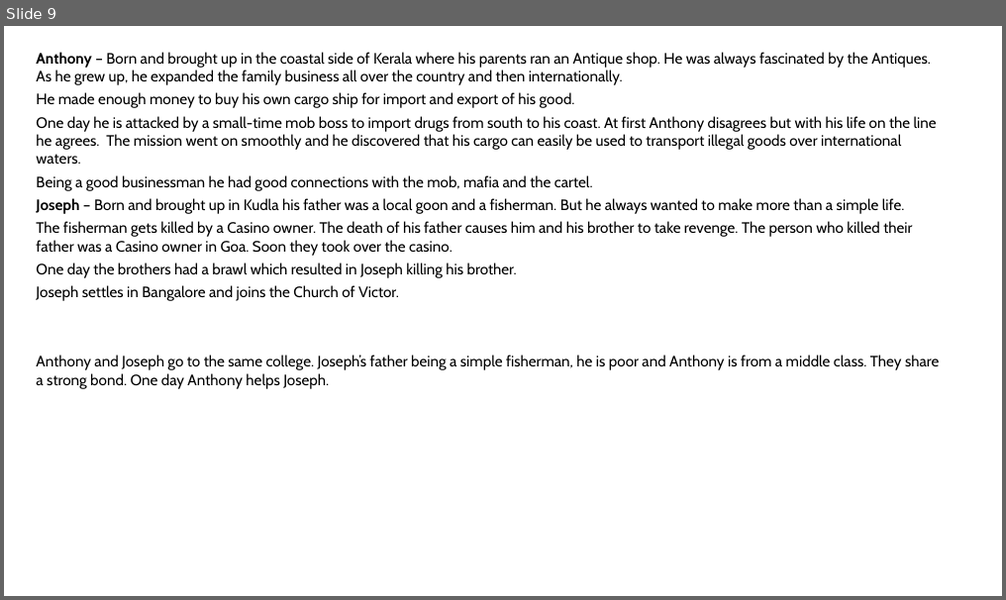
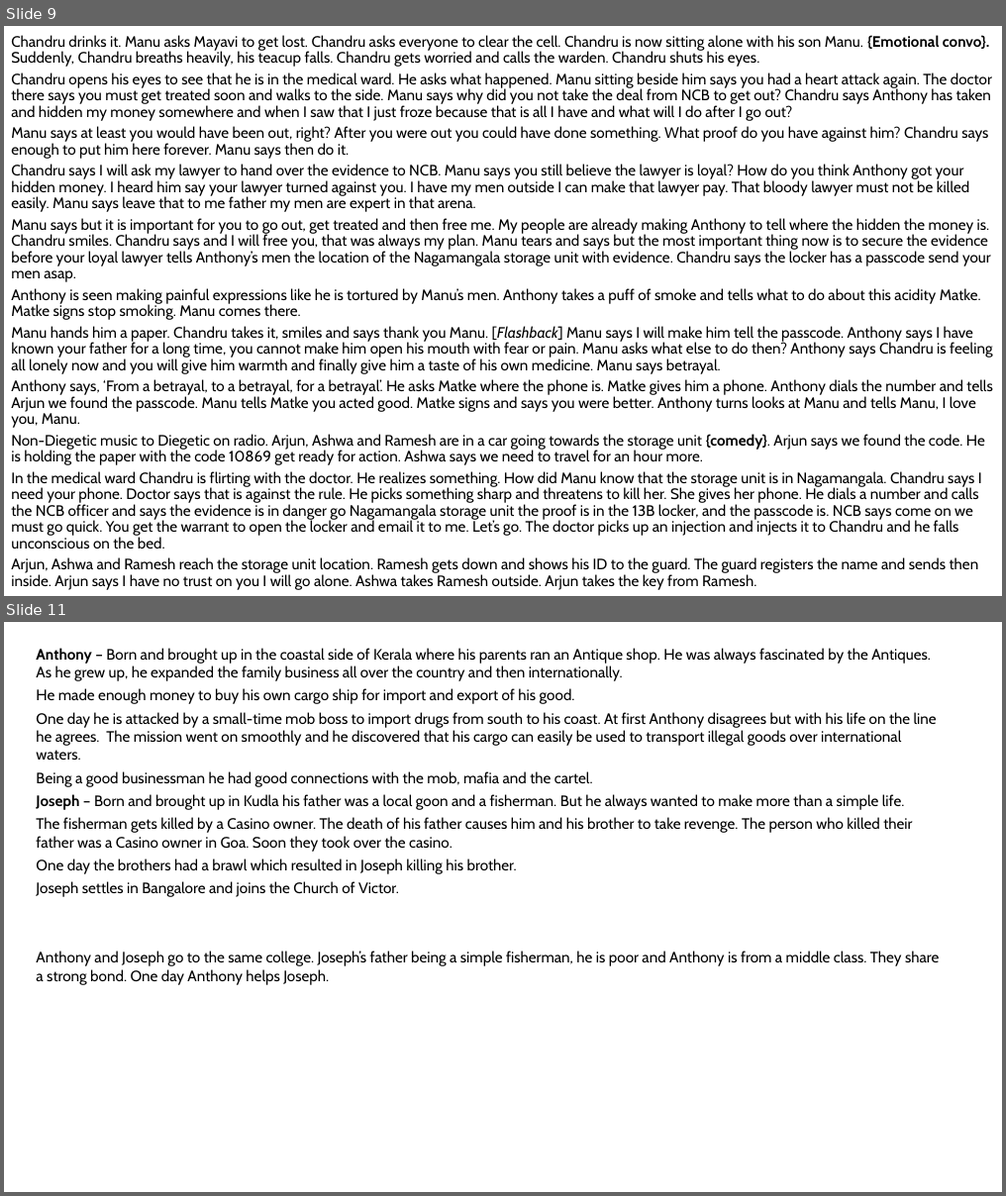
Before and after one commit to arya-prakyath/the-a-films, a slide deck: THE_A_Ideas/Innocent Gems/Innocent Gems - Flows.pptx. Shown one above the other, each under a label of ours: slide 9 before the commit, slides 9 and 11 after it; the slides between them are not shown. The pictures are 1006x600 and 1006x1196 pixels, drawn with LibreOffice and Linux fonts; fonts in the diff are those of the drawing. Boxes give left, top, right and bottom in pixels: in the first picture for what was removed or moved away, otherwise in the second. Text is boxed around its words. In the diff, an @@ line names an element or a change of style, - is before the commit and + after.

```diff
--- a/THE_A_Ideas/Innocent Gems/Innocent Gems - Flows.pptx
+++ b/THE_A_Ideas/Innocent Gems/Innocent Gems - Flows.pptx
@@ slide 9 added at [4,26,1002,596], background #FFFFFF @@
@@ text added at [11,35,992,573], 15 pt, text #000000 @@
+Chandru drinks it. Manu asks Mayavi to get lost. Chandru asks everyone to clear the cell. Chandru is now sitting alone with his son Manu. {Emotional convo}. Suddenly, Chandru breaths heavily, his teacup falls. Chandru gets worried and calls the warden. Chandru shuts his eyes.
+Chandru opens his eyes to see that he is in the medical ward. He asks what happened. Manu sitting beside him says you had a heart attack again. The doctor there says you must get treated soon and walks to the side. Manu says why did you not take the deal from NCB to get out? Chandru says Anthony has taken and hidden my money somewhere and when I saw that I just froze because that is all I have and what will I do after I go out?
+Manu says at least you would have been out, right? After you were out you could have done something. What proof do you have against him? Chandru says enough to put him here forever. Manu says then do it.
+Chandru says I will ask my lawyer to hand over the evidence to NCB. Manu says you still believe the lawyer is loyal? How do you think Anthony got your hidden money. I heard him say your lawyer turned against you. I have my men outside I can make that lawyer pay. That bloody lawyer must not be killed easily. Manu says leave that to me father my men are expert in that arena.
+Manu says but it is important for you to go out, get treated and then free me. My people are already making Anthony to tell where the hidden the money is. Chandru smiles. Chandru says and I will free you, that was always my plan. Manu tears and says but the most important thing now is to secure the evidence before your loyal lawyer tells Anthony’s men the location of the Nagamangala storage unit with evidence. Chandru says the locker has a passcode send your men asap.
+Anthony is seen making painful expressions like he is tortured by Manu’s men. Anthony takes a puff of smoke and tells what to do about this acidity Matke. Matke signs stop smoking. Manu comes there.
+Manu hands him a paper. Chandru takes it, smiles and says thank you Manu. [Flashback] Manu says I will make him tell the passcode. Anthony says I have known your father for a long time, you cannot make him open his mouth with fear or pain. Manu asks what else to do then? Anthony says Chandru is feeling all lonely now and you will give him warmth and finally give him a taste of his own medicine. Manu says betrayal.
+Anthony says, ‘From a betrayal, to a betrayal, for a betrayal’. He asks Matke where the phone is. Matke gives him a phone. Anthony dials the number and tells Arjun we found the passcode. Manu tells Matke you acted good. Matke signs and says you were better. Anthony turns looks at Manu and tells Manu, I love you, Manu.
+Non-Diegetic music to Diegetic on radio. Arjun, Ashwa and Ramesh are in a car going towards the storage unit {comedy}. Arjun says we found the code. He is holding the paper with the code 10869 get ready for action. Ashwa says we need to travel for an hour more.
+In the medical ward Chandru is flirting with the doctor. He realizes something. How did Manu know that the storage unit is in Nagamangala. Chandru says I need your phone. Doctor says that is against the rule. He picks something sharp and threatens to kill her. She gives her phone. He dials a number and calls the NCB officer and says the evidence is in danger go Nagamangala storage unit the proof is in the 13B locker, and the passcode is. NCB says come on we must go quick. You get the warrant to open the locker and email it to me. Let’s go. The doctor picks up an injection and injects it to Chandru and he falls unconscious on the bed.
+Arjun, Ashwa and Ramesh reach the storage unit location. Ramesh gets down and shows his ID to the guard. The guard registers the name and sends then inside. Arjun says I have no trust on you I will go alone. Ashwa takes Ramesh outside. Arjun takes the key from Ramesh.
@@ what was slide 9 is now slide 11 @@
```
Also in this commit, not shown: 3 slides changed, 1 other slide added, 3 other files.
